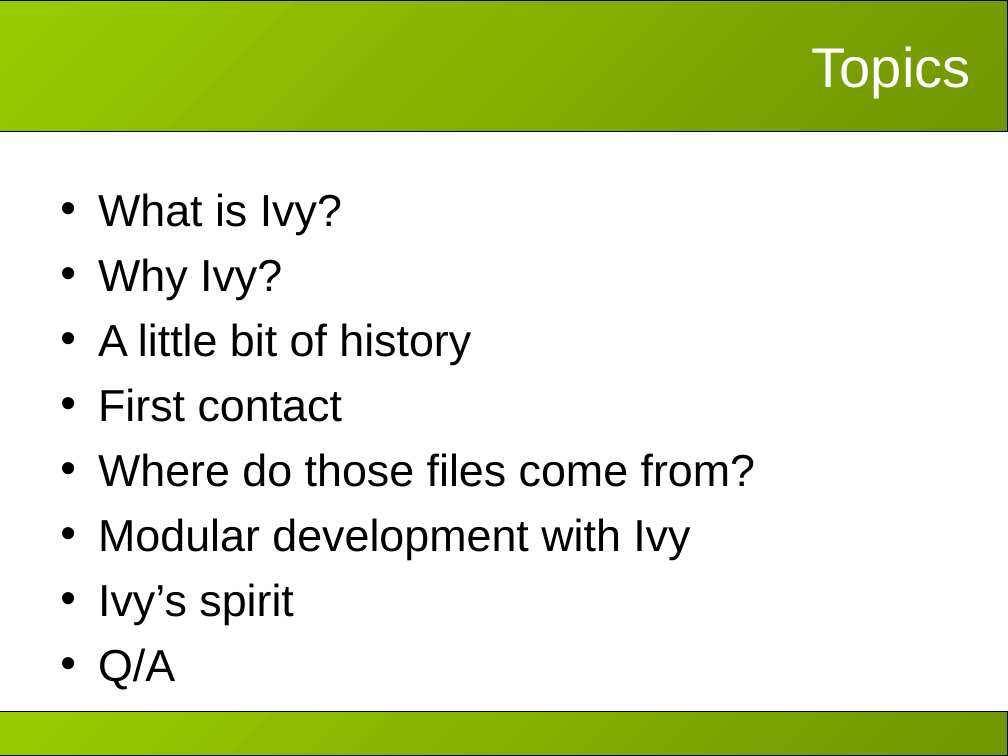
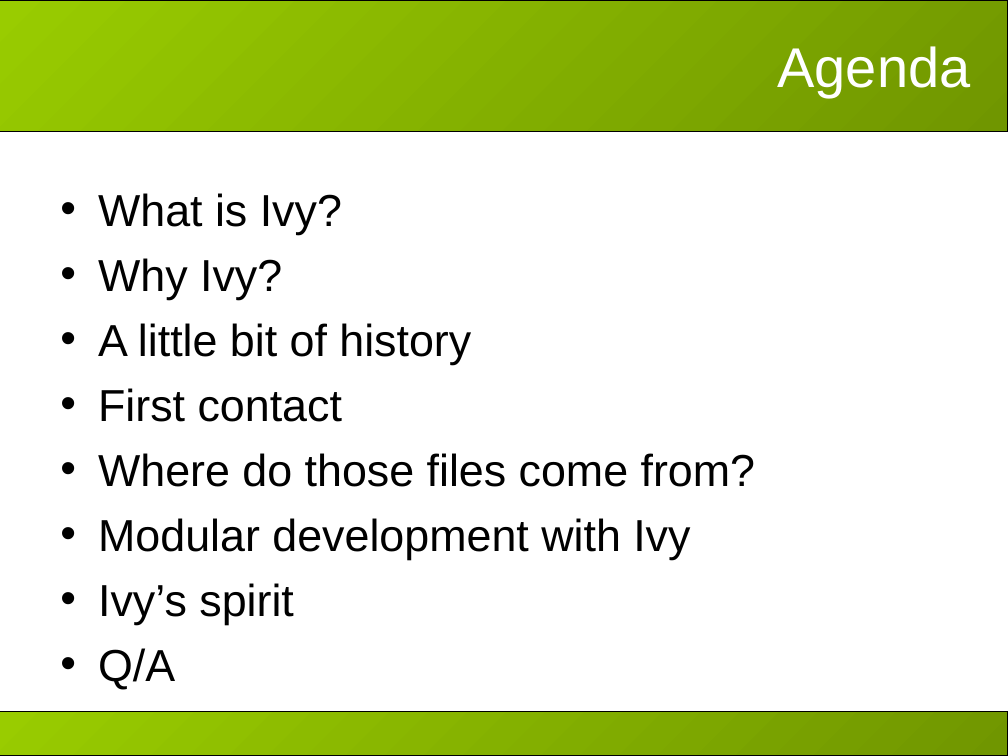
Before and after one commit to apache/ant-ivy, a slide deck: slide 3 of doc/presentations/apache-con-2007/slides.ppt (slide 2 before the commit). Drawn at 1008x756 pixels with LibreOffice and Linux fonts; fonts in the diff are those of the drawing; background and template pictures are left out. Boxes give left, top, right and bottom in pixels: in the first picture for what was removed or moved away, otherwise in the second. Text is boxed around its words. In the diff, an @@ line names an element or a change of style, - is before the commit and + after.

```diff
--- a/doc/presentations/apache-con-2007/slides.ppt
+++ b/doc/presentations/apache-con-2007/slides.ppt
@@ title at box(778, 46, 971, 97): text changed @@
-Topics
+Agenda
```
Also in this commit, not shown: 3 other slides changed, 3 slides added, 1 slide removed, 2 other files.
